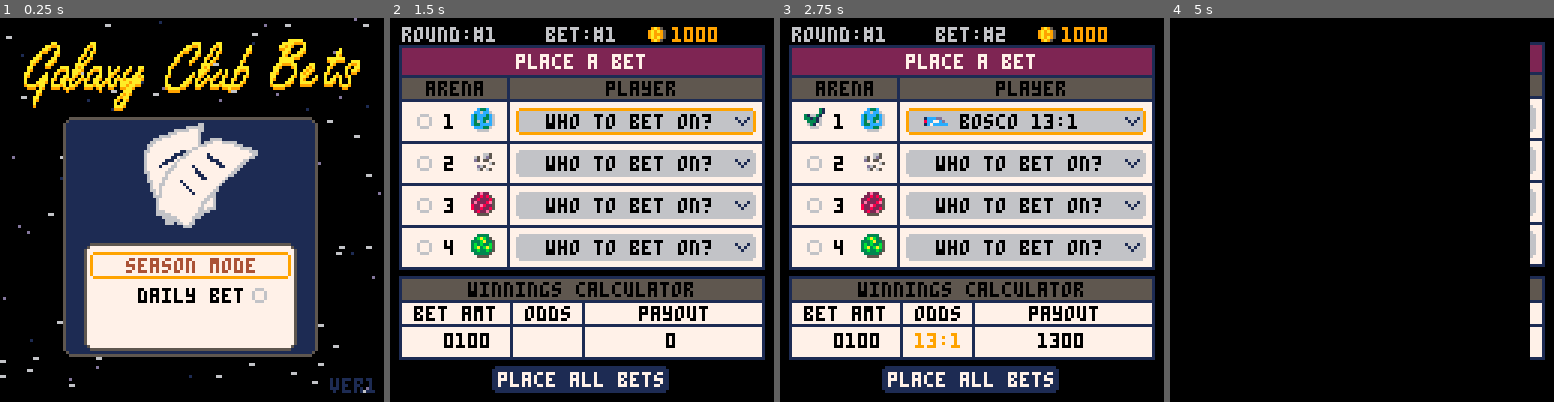
Above: before the commit, frames 1-4 (left to right).
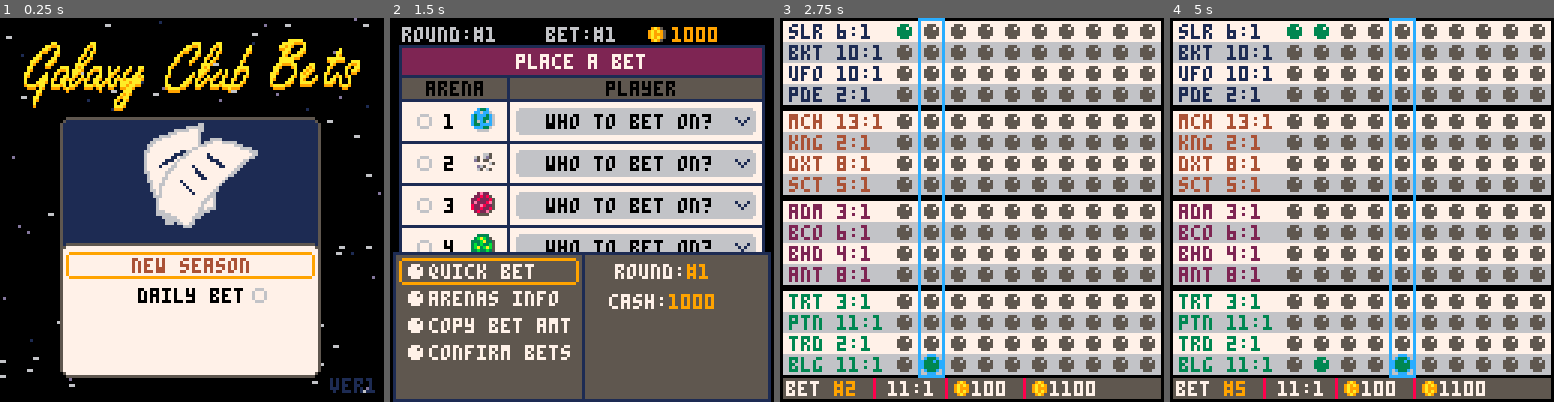
Above: after the commit, the same moments.

Repository: suspicious-smoke/club-bets-pico8
Game: PICO-8 cartridge galaxy_club_bets.p8
Two runs of this game, one before a commit and one after it. Both use one fixed random seed, a clock stepped at 60 frames per second and the inputs below.
Inputs:
- Up to frame 1 (0.25 s): no input
- Up to frame 2 (1.5 s): tap X (X key) at 0.33, 1.07 s; tap O (Z key) at 0.7 s
- Up to frame 3 (2.75 s): hold Right 1.6-2.1 s; tap O (Z key) at 1.7, 2.1, 2.5 s; tap X (X key) at 1.85 s; hold Up 2.15-2.42 s; hold Right from 2.47 s (still down)
- Up to frame 4 (5 s): tap O (Z key) every 0.4 s from 2.9 to 4.9 s; tap X (X key) at 2.97, 4.08 s; release Right at 3.03 s; hold Left 3.08-3.58 s; hold Down 3.63-3.97 s; hold Right 4.02-4.68 s; hold Up from 4.73 s (still down)

The runs differ from the first frame. In frame 1, 11% of the frame differs, in the area x 15-84%, y 25-94%; in frame 2, 35%; in frame 3, 82%; in frame 4, 91%, in the area x 0-100%, y 0-100%.

Commit message:
work on saving season

Diff:
--- a/galaxy_club_bets.p8
+++ b/galaxy_club_bets.p8
@@ -87,8 +87,7 @@
 			.1250,.1157,.0972,.0694,.0463,.0278,.0139,.0046
 	}
 	--prob of 3d6 from 3-18
-	bet_sel=1--the currently selected bet (betpage/quickbetpage)
-	arena_sel=1
+	bet_sel,arena_sel=1,1--the currently selected bet (betpage/quickbetpage)
 	fade_tmr,fade_state,fade_r=0,0,0
 
 	--starfield
@@ -108,10 +107,10 @@
 	isdailybet=false
 
 	is_printing,print_bet,t_sep=false,1,0
-
+	cur_round=1
+	money=reset_array(9,0)
 	_upd=blank
 	_drw=blank
-	--fill_arenas()
 
 	--init_season()--quick bets
 	--dummy_bets()
@@ -162,9 +161,9 @@
 
 function load_daily_bet()
 	isdailybet=true
-	srand(year * 10000 + month * 100 + day)
+	srand(year * 10000 + month * 100 + day)--seed rng
 	reset_bets()
-	reset_season()
+	reset_round()
 	if dailybetplaced then
 		--load bet info
 		for i_bet=1,10 do
@@ -184,31 +183,38 @@
 	end
 end
 
-function save_season()
+function save_season(_round)
 	--save money
 	for i=1,9 do
 		dset(i+13,money[i])
 	end
 	--save round
-	dset(24,cur_round)
+	dset(24,_round)
 end
 
 function load_season()
-	local _season_round=dget(24)
-	if dget(24)>0 then
-		for i=1,9 do
-			money[i]=dget(i+13)
-		end
-		cur_round=_season_round
-	else
-
-	end
+	money=reset_array(9,0)
+	for i=1,9 do
+		money[i]=dget(i+13)
+	end
+	cur_round=dget(24)
 end
 
 function init_season()
 	srand()--reset the random number generator
 	isdailybet=false
-	reset_season()
+	cur_round=1
+	money=reset_array(9,0)
+	money[6]=1
+	reset_round()
+	init_betpage()
+end
+
+function continue_season()
+	srand()--reset the random number generator
+	isdailybet=false
+	load_season()
+	reset_round()
 	init_betpage()
 end
 
@@ -237,9 +243,14 @@
 	check_daily_placed()
 	sn=0
 	mm_sel=1
-	menu_items={"season mode", "daily bet"}
+	menu_items={"new season"}
+	_saved_season=dget(24)
+	if _saved_season>1 then
+		add(menu_items,"continue season ".._saved_season.."/20")
+	end
+	add(menu_items, "daily bet")
 	if dailybetplaced then
-		menu_items={"season mode", "daily bet", "print daily bet"}
+		add(menu_items, "print daily bet")
 	end
 	t_upd=blank--ticket update
 	_upd=upd_menu
@@ -262,37 +273,40 @@
 		mm_sel=(mm_sel%#menu_items)+1
 	elseif btnp(🅾️) then
 		music(-1)
-		if _m_item=="season mode" then
+		if _m_item=="new season" then
 			sfx(14)
-			reset_season()
-			trn_state(init_betpage)
+			trn_state(init_season)
 		elseif _m_item=="daily bet" then
-
 			sfx(14)
 			init_daily_bet()
 		elseif _m_item=="print daily bet" then
 			init_print_ticket()
+		elseif mm_sel==2 and _saved_season>1 then--continue season
+			trn_state(continue_season)
 		end
 	end
 end
 
 function drw_menu()
 	draw_starfield()
-	brdr_rect(21,33,85,80,2,1,5)--big border
+	brdr_rect(20,33,87,80,2,1,5)--big border
 	--print("★galaxy club bets★",24,10,7)
 	_logo_x=8
 	spr(69,_logo_x,7,10,3)--galaxy club
 	spr(123,_logo_x+82,0,4,3)--bets
 	spr(64,48,34+sn,5,5)--floating ticket
-	brdr_rect(28,75,71,36,2,7,5)--menu area
+	brdr_rect(20,75,87,45,2,7,5)--menu area
+	rrect(22,68+mm_sel*10,83,9,1,9)--selector
 	for i=1,#menu_items do
 		_clr=(i==mm_sel) and 4 or 0
 		print(menu_items[i],hcenter(menu_items[i]),70+i*10,_clr)
-	end
-	rrect(30,68+mm_sel*10,67,9,1,9)
-	--daily bet checkmark
-	_dail_bet_spr=(dailybetplaced) and 39 or 38
-	spr(_dail_bet_spr,83,88)
+		--daily bet checkmark
+		if menu_items[i]=="daily bet" then
+			_dail_bet_spr=(dailybetplaced) and 39 or 38
+			spr(_dail_bet_spr,83,68+i*10)
+		end
+	end
+
 	if is_printing then
 		draw_ticket(print_bet,20,140+tick_y)
 		rrectfill(24,118,80,9,1,1)
@@ -1211,7 +1225,7 @@
 	--give player winnings
 	money=arr_add(winning_cash,money)
 
-	save_season()--save bet stuff
+	save_season(cur_round+1)--save bet stuff
 	race_px=reset_num_array(4,4,0)
 	race_over=reset_array(4,false)
 	for i_arena=1,4 do
@@ -1397,15 +1411,12 @@
 	get_bet_summary()
 end
 
-function reset_season()
+function reset_round()
 	arenas={}
 	odds={}
 	bet_odds={}
-	money=reset_array(9,0)
-	money[6]=1
 	round_features={{},{},{},{}}--ids of arena features for current round
 	round_winners={}
-	cur_round=1
 	fill_arenas()
 end
 
